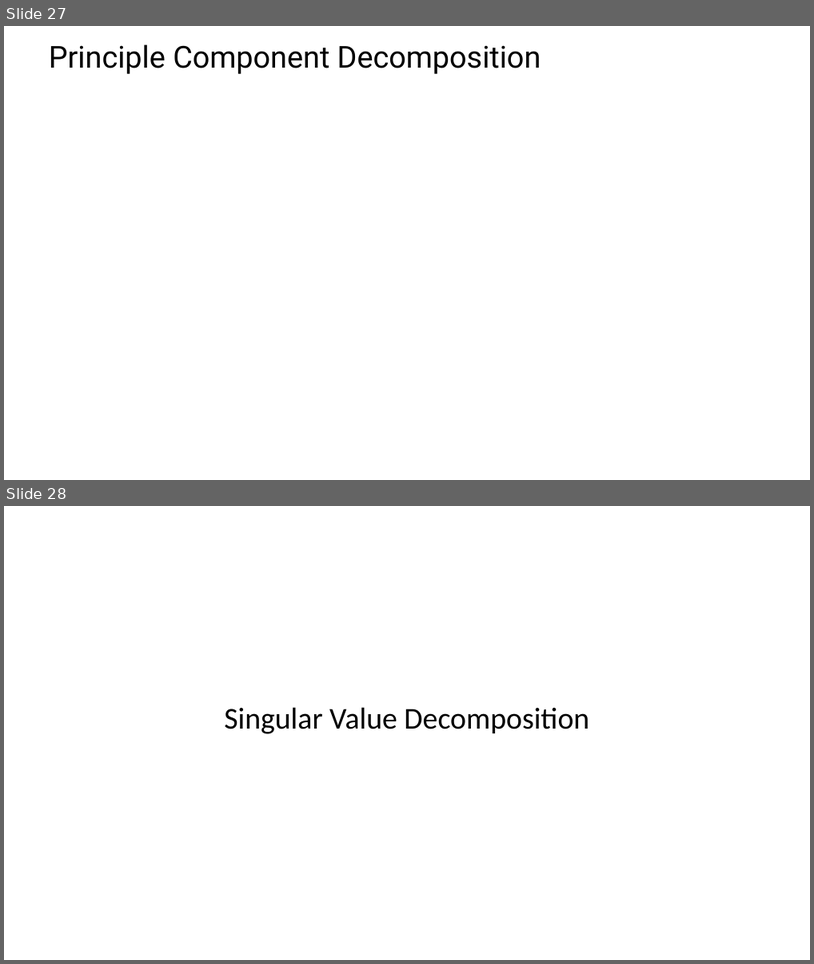
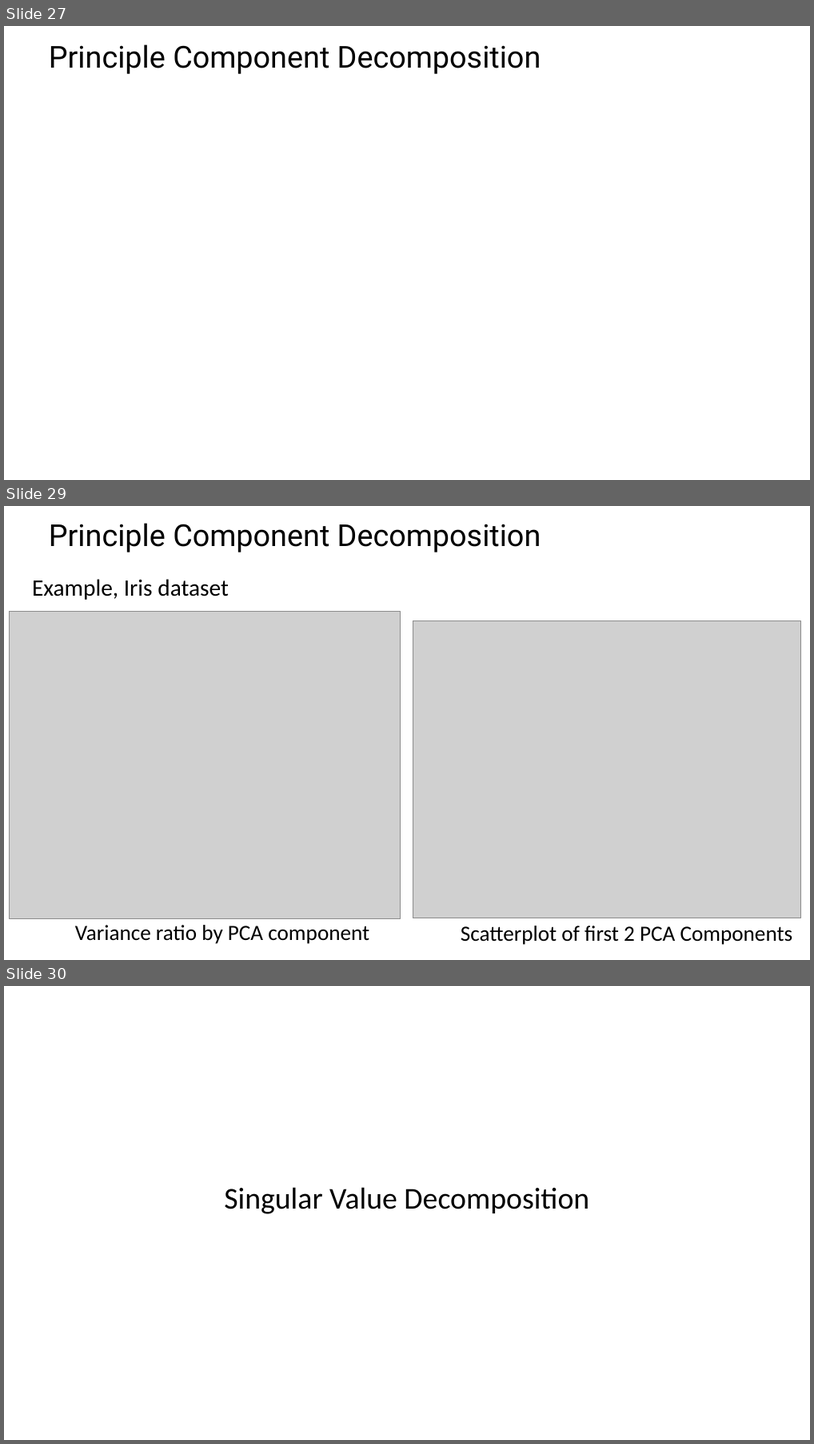
Before and after one commit to StephenElston/CSCI-E-108, a slide deck: slides/10_DimensionalityReduction_Part1.pptx. Shown one above the other, each under a label of ours: slides 27 and 28 before the commit, slides 27, 29 and 30 after it; the slides between them are not shown. The pictures are 814x964 and 814x1444 pixels, drawn with LibreOffice and Linux fonts; fonts in the diff are those of the drawing; grey boxes stand for pictures. Boxes give left, top, right and bottom in pixels: in the first picture for what was removed or moved away, otherwise in the second. Text is boxed around its words. In the diff, an @@ line names an element or a change of style, - is before the commit and + after.

Commit message:
Added example slides

```diff
--- a/slides/10_DimensionalityReduction_Part1.pptx
+++ b/slides/10_DimensionalityReduction_Part1.pptx
@@ slide 29 added at (4,506,810,960), background #FFFFFF @@
@@ title added at (49,523,542,552), 36 pt, text #000000 @@
+Principle Component Decomposition
@@ text added at (32,579,229,600), 28 pt, text #000000 @@
+Example, Iris dataset
@@ picture added at (10,612,401,918) @@
@@ picture added at (413,621,802,918) @@
@@ text added at (75,924,370,944), 25.9 pt, text #000000 @@
+Variance ratio by PCA component
@@ text added at (461,925,794,944), 25.9 pt, text #000000 @@
+Scatterplot of first 2 PCA Components
@@ what was slide 28 is now slide 30 @@
```
Also in this commit, not shown: 2 other slides added.
